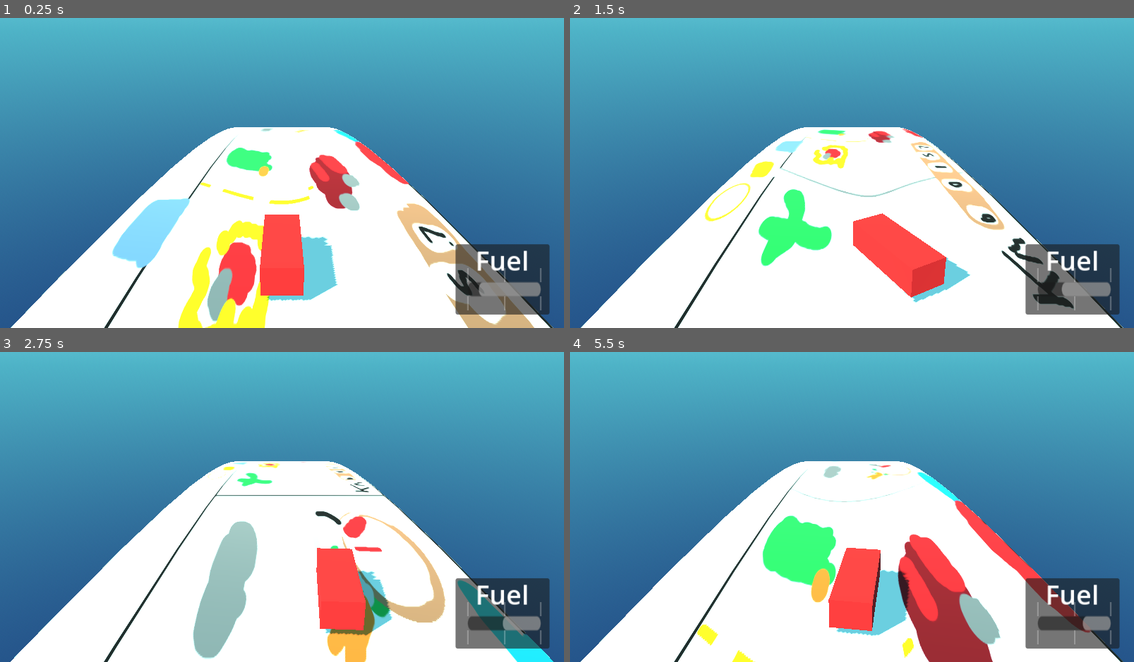
Above: before the commit, frames 1-4 (two rows, left to right).
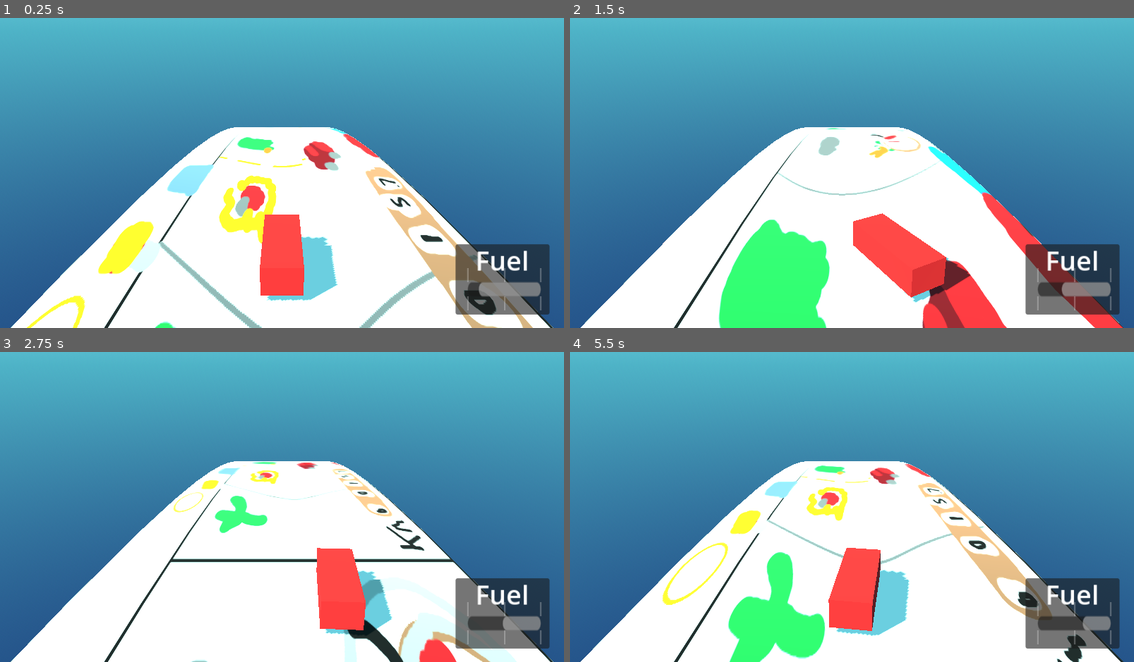
Above: after the commit, the same moments.

Repository: mpdacey/glass-half-full-jam
Game: Godot game, scene res://scenes/main_scene.tscn
Same seed, same stepped clock (60 frames per second), same inputs: the game is played once before the commit and once after it.
Inputs (mouse positions are in pixels of both pictures, inside the frame that each line leads up to):
- Up to frame 1 (0.25 s): no input
- Up to frame 2 (1.5 s): move the mouse to (976, 154) at 0.52 s; move the mouse to (739, 185) at 1.27 s
- Up to frame 3 (2.75 s): move the mouse to (338, 435) at 2.02 s
- Up to frame 4 (5.5 s): move the mouse to (823, 565) at 2.77 s; move the mouse to (1021, 550) at 3.52 s; move the mouse to (682, 457) at 4.27 s; move the mouse to (880, 503) at 5.02 s

The runs differ from the first frame. In frame 1, 12% of the frame differs, in the area x 4-96%, y 35-100%; in frame 2, 12%; in frame 3, 11%; in frame 4, 15%, in the area x 1-99%, y 35-100%.

Commit message:
Added drive controller
Drive controller handles shifts in engine states and changes the acceleration rate accordingly.

Diff:
--- a/scenes/main_scene.tscn
+++ b/scenes/main_scene.tscn
@@ -1,10 +1,11 @@
-[gd_scene load_steps=14 format=3 uid="uid://kaxdymo06lyx"]
+[gd_scene load_steps=15 format=3 uid="uid://kaxdymo06lyx"]
 
 [ext_resource type="PackedScene" uid="uid://dfjmcr7rm4hc" path="res://scenes/player_vehicle.tscn" id="1_w2twt"]
 [ext_resource type="Shader" uid="uid://c4c6rp47plcwj" path="res://shader/road_shader.gdshader" id="2_pu3yx"]
 [ext_resource type="Texture2D" uid="uid://cgf82balpvyuf" path="res://concept art.png" id="2_pw63i"]
 [ext_resource type="Script" uid="uid://v3tu21cue7ug" path="res://scripts/fuel_controller.gd" id="4_gubc5"]
 [ext_resource type="PackedScene" uid="uid://cooy4rj1ddjjn" path="res://scenes/ui/fuel_gauge_hud.tscn" id="4_pu3yx"]
+[ext_resource type="Script" uid="uid://cue23yim4fd65" path="res://scripts/drive_controller.gd" id="5_rt2n2"]
 
 [sub_resource type="ProceduralSkyMaterial" id="ProceduralSkyMaterial_und3l"]
 sky_top_color = Color(0.42240003, 0.8189867, 0.88, 1)
@@ -106,7 +107,6 @@
 &"": SubResource("AnimationLibrary_gubc5")
 }
 autoplay = "temp"
-speed_scale = 3.0
 
 [node name="Player" type="Node3D" parent="."]
 
@@ -119,8 +119,16 @@
 [node name="FuelController" type="Node" parent="Player"]
 script = ExtResource("4_gubc5")
 
+[node name="DriveController" type="Node" parent="Player" node_paths=PackedStringArray("road_animator")]
+script = ExtResource("5_rt2n2")
+road_animator = NodePath("../../Road/AnimationPlayer")
+boosted_acceleration_rate = 35.0
+cruise_acceleration_rate = 15.0
+drained_acceleration_rate = -10.0
+
 [node name="UI" type="Node" parent="."]
 
 [node name="FuelGaugeHUD" parent="UI" instance=ExtResource("4_pu3yx")]
 
+[connection signal="engine_state_changed" from="Player/FuelController" to="Player/DriveController" method="_on_engine_state_changed"]
 [connection signal="fuel_amount_updated" from="Player/FuelController" to="UI/FuelGaugeHUD" method="_on_fuel_amount_updated"]
--- /dev/null
+++ b/scripts/drive_controller.gd
@@ -0,0 +1,31 @@
+extends Node
+class_name DriveController
+
+const COMPLETE_CYCLE_DISTANCE : float = 100.0
+
+@export var road_animator: AnimationPlayer
+@export_group("Acceleration Rates")
+## Acceleration value is meters per second
+@export var boosted_acceleration_rate := 4.5
+## Acceleration value is meters per second
+@export var cruise_acceleration_rate := 1.5
+## Acceleration value is meters per second
+@export var drained_acceleration_rate := -2.0
+
+var _engine_state : FuelController.EngineState = FuelController.EngineState.CRUISE
+
+func _process(delta: float) -> void:
+	var normalised_acceleration : float = 1
+	match(_engine_state):
+		FuelController.EngineState.BOOST:
+			normalised_acceleration = boosted_acceleration_rate * delta
+		FuelController.EngineState.CRUISE:
+			normalised_acceleration = cruise_acceleration_rate * delta
+		FuelController.EngineState.DRAINED:
+			normalised_acceleration = drained_acceleration_rate * delta
+
+	normalised_acceleration /= COMPLETE_CYCLE_DISTANCE
+	road_animator.speed_scale += normalised_acceleration
+
+func _on_engine_state_changed(state: FuelController.EngineState) -> void:
+	_engine_state = state
--- a/scripts/fuel_controller.gd
+++ b/scripts/fuel_controller.gd
@@ -1,6 +1,8 @@
 extends Node
+class_name FuelController
 
 signal fuel_amount_updated(remaining_fuel: float)
+signal engine_state_changed(state: EngineState)
 
 enum EngineState {
 	BOOST,
@@ -28,9 +30,13 @@
 	set_engine_state()
 
 func set_engine_state() -> void:
+	var state_cache := current_state
 	if remaining_fuel > 0.55:
 		current_state = EngineState.BOOST
 	elif remaining_fuel > 0.2:
 		current_state = EngineState.CRUISE
 	else:
 		current_state = EngineState.DRAINED
+
+	if state_cache != current_state:
+		engine_state_changed.emit(current_state)
Not shown, added: scripts/drive_controller.gd.uid
